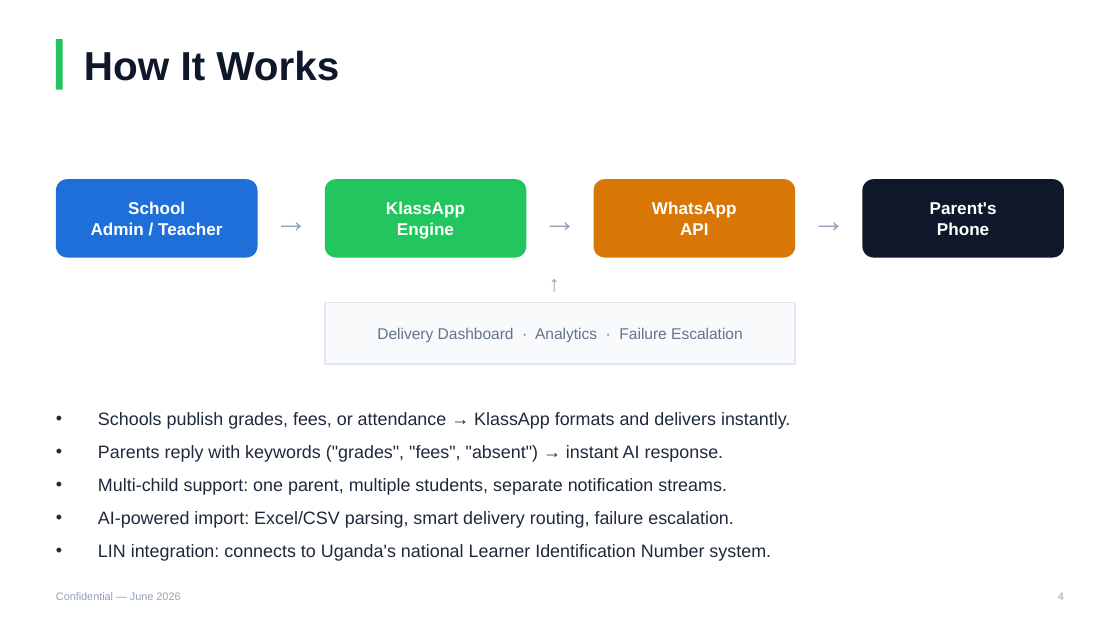
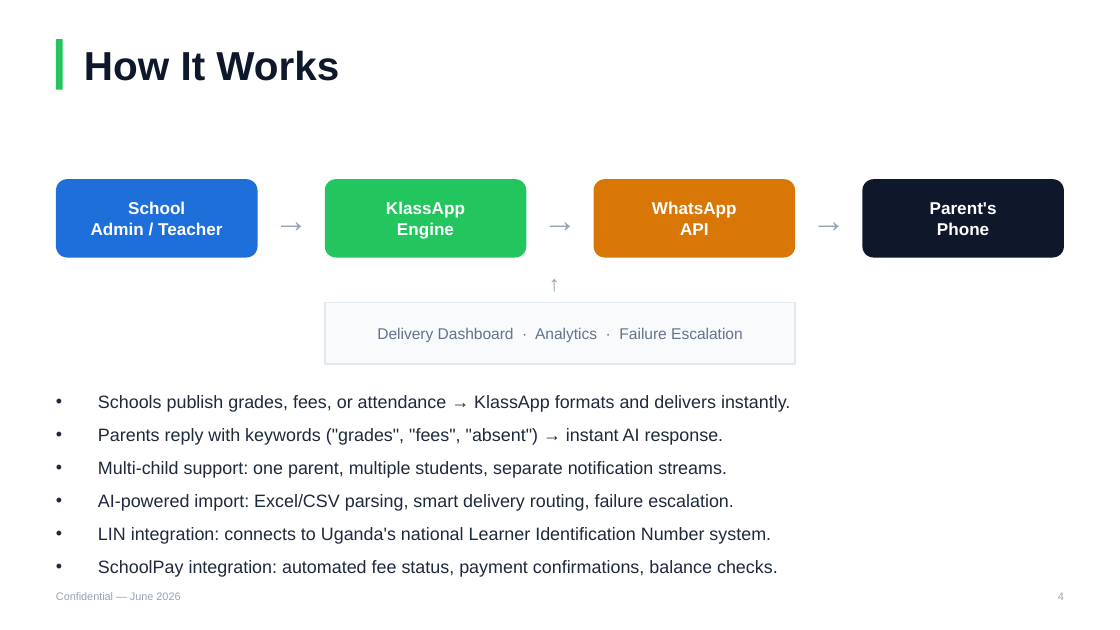
Before and after one commit to KlassApp-Foundation/KlassApp, a slide deck: slide 4 of docs/KlassApp_Pitch_Deck.pptx. Drawn at 1120x630 pixels with LibreOffice and Linux fonts; fonts in the diff are those of the drawing. Boxes give left, top, right and bottom in pixels: in the first picture for what was removed or moved away, otherwise in the second. Text is boxed around its words. In the diff, an @@ line names an element or a change of style, - is before the commit and + after.

```diff
--- a/docs/KlassApp_Pitch_Deck.pptx
+++ b/docs/KlassApp_Pitch_Deck.pptx
@@ text at bbox=[98, 560, 778, 577]: paragraph added @@
+• SchoolPay integration: automated fee status, payment confirmations, balance checks.
```
Also in this commit, not shown: 5 other slides changed, 5 other files.
